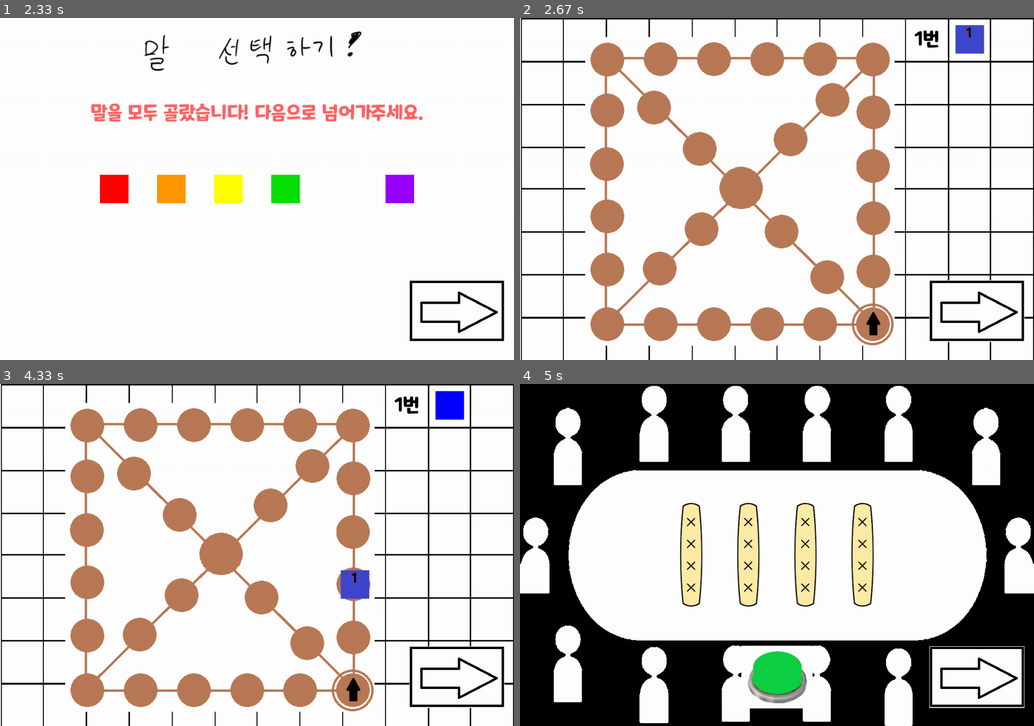
Above: before the commit, frames 1-4 (two rows, left to right).
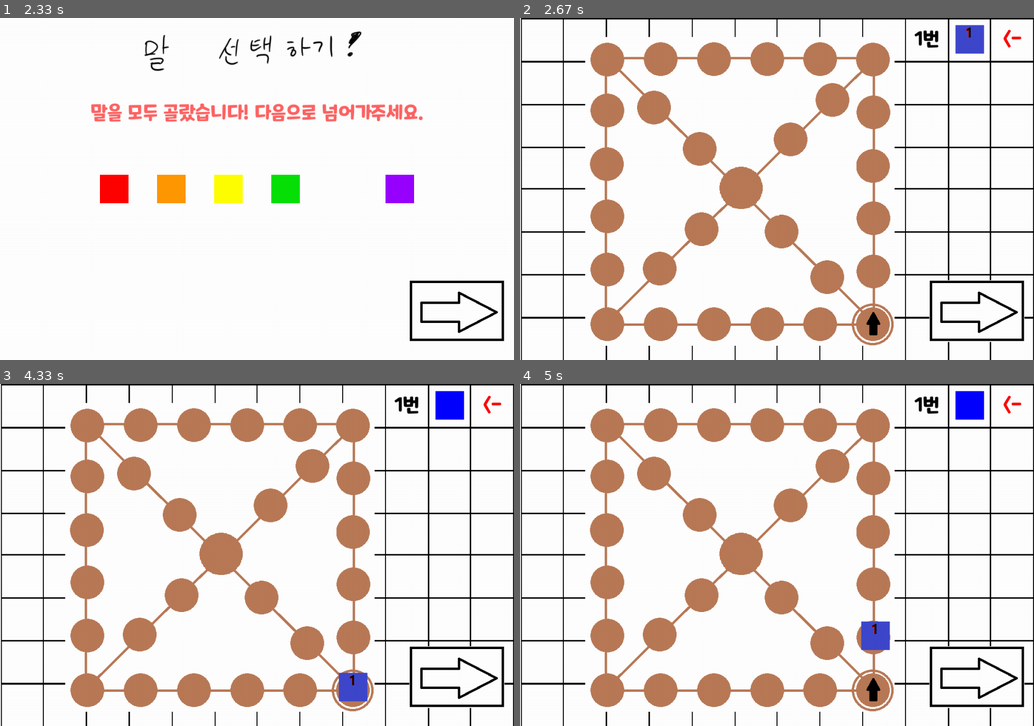
Above: after the commit, the same moments.

Repository: Castella99/pygameproject
Game: pygame game, started from main.py
Two runs of this game, one before a commit and one after it. Both use one fixed random seed, a clock stepped at 60 frames per second and the inputs below.
Inputs (mouse positions are in pixels of both pictures, inside the frame that each line leads up to):
- Up to frame 1 (2.33 s): press the mouse at (257, 247) at 0.37 s; move the mouse to (174, 257) at 0.47 s; release the mouse at (97, 267) at 0.6 s; click (457, 65) at 0.72 s; press the mouse at (344, 189) at 1.03 s; move the mouse to (395, 253) at 1.13 s; release the mouse at (452, 318) at 1.27 s
- Up to frame 2 (2.67 s): press the mouse at (977, 312) at 2.37 s; move the mouse to (946, 312) at 2.47 s; release the mouse at (920, 312) at 2.6 s
- Up to frame 3 (4.33 s): press the mouse at (457, 678) at 2.7 s; move the mouse to (344, 551) at 2.8 s; release the mouse at (236, 425) at 2.93 s; tap Space at 3 s; press the mouse at (457, 678) at 3.87 s; move the mouse to (308, 647) at 3.97 s; release the mouse at (159, 616) at 4.1 s; press the mouse at (457, 678) at 4.2 s; move the mouse to (298, 551) at 4.3 s
- Up to frame 4 (5 s): release the mouse at (658, 428) at 4.43 s; click (931, 678) at 4.88 s

Frame 1 is identical in both runs. In frame 2, less than 0.1% of the frame differs, in the area x 94-98%, y 3-9%; in frame 3, 1.0%; in frame 4, 59%, in the area x 0-100%, y 0-100%.

Commit message:
말 추가까지 구현 앞으로 남은 과제 움직일 말 선택하기 말 업기 말 잡기 길 선택 백도 컴퓨터 구현 승패 처리 윷 게이지 등등,,

Diff:
--- a/Meeple.py
+++ b/Meeple.py
@@ -81,3 +81,8 @@
     def minus_sum(self):
         self.sum -= 1
         self.image = self.mipple_images[self.color][self.sum]
+
+    def set_pos(self, x, y):
+        self.x_pos = x
+        self.y_pos = y
+        self.set_rect()
--- a/Player.py
+++ b/Player.py
@@ -20,9 +20,9 @@
         self.num = num_of_meeple
         for i in range(self.num+1):
             if i == 0 :
-                self.meeples.append(Meeple.Meeple(self.color, 0, 0, self.num))
+                self.meeples.append(Meeple.Meeple(self.color, 0, 0, 0))
             else :
-                self.meeples.append(Meeple.Meeple(self.color, 0, 0))
+                self.meeples.append(Meeple.Meeple(self.color, 0, 0, 1))
 
     def move(self):
         pass
--- a/YutGame.py
+++ b/YutGame.py
@@ -55,7 +55,8 @@
     meeple_move = False # 윷을 던지고 말을 움직이게 하는 변수
     order_idx = 0 # 현재 순번의 말
     yut_rst = 0 # 윳 던진 결과
-    screen_mee_list = [] # 스크린상에 표시되어야할 말 리스트
+    screen_mee_list = [] # 스크린상에 표시되어야할 말
+    mee_button = []
 
     def __init__(self):
         super().__init__()
@@ -174,6 +175,8 @@
                     self.setting_screen = False
                     self.meeple_screen = True
                     self.meeple = True
+                    for i in range(self.num_of_player) :
+                        self.screen_mee_list.append([]) # 플레이어 수만큼 리스트 추가
 
         # 화면 그리기
         self.player_text = self.game_font.render(str(self.num_of_player), True, (0, 0, 0))
@@ -255,11 +258,13 @@
                 j = random.randrange(len(self.player_list))
                 self.order.append(self.player_list[j])
                 del self.player_list[j]
+        for i in self.order :
+            self.mee_button.append(Meeple.Meeple(i.meeples[self.num_of_meeple].color, sum=self.num_of_meeple))
 
     # 게임 화면(윷놀이가 진행될 때의 화면)
     def show_game_screen(self):
         if self.board:
-            self.board_screen_blit()
+            self.board_screen_blit() # 보드판 화면 구현 함수
             if self.meeple_move : # 윷을 던진 결과를 보드에 적용
                 self.move_meeple()
                 self.meeple_move = False
@@ -276,7 +281,7 @@
                     self.button()
                     self.motion_update(60)
                 else:  # 스페이스바를 뗐을 때 결과 출력
-                    self.main_delay(1)
+                    self.main_delay(1) # 윷 결과 1초동안 보여주기
                     self.yut_rst = self.yut.result()
                     self.table = False
                     self.board = True
@@ -288,17 +293,7 @@
             if event.type == pygame.QUIT: # 종료
                 self.game_screen = False
                 self.ending_screen = True
-            elif event.type == pygame.MOUSEBUTTONDOWN:
-                """
-                # 클릭하면 말 이동하고 업기 해봄. #################################
-                self.meeple1.move(1)  # 일단 한번 테스트 해봄 (무조건 바꿔야 함.)
-                self.meeple2.move(2)
-                self.meeple3.move(3)
-                self.meeple1.carry_my_back()
-                self.meeple2.carry_my_back()
-                self.meeple3.carry_my_back()
-                #############################################################
-                """
+            elif event.type == pygame.MOUSEBUTTONDOWN :
                 if self.next_button.rect.collidepoint(event.pos) and self.board: # 다음 버튼 눌렀을 때 보드판으로 이동
                     self.board = False
                     self.table = True
@@ -309,6 +304,14 @@
                 if self.green_button.rect.collidepoint(event.pos) and self.table: # 그린 버튼 눌렀을 때 윷 돌리기
                     self.green = True
                     self.push = True
+                for i, mee in enumerate(self.mee_button) : # 우측 말 판 표시기
+                    if mee.rect.collidepoint(event.pos) and self.board and self.order_idx == i and \
+                            self.order[self.order_idx].board_num < self.num_of_meeple and \
+                            len(self.screen_mee_list[self.order_idx]) != 0 :
+                        self.mee_button[i].minus_sum()
+                        self.screen_mee_list[self.order_idx].append(self.order[self.order_idx].meeples[2])
+                        self.order[self.order_idx].board_num += 1
+
             elif event.type == pygame.MOUSEBUTTONUP: # 윷 돌리기
                 self.push = False
             elif event.type == pygame.KEYDOWN: # 키보드 입력
@@ -373,7 +376,7 @@
     def button_screen_blit(self, button): # 버튼 화면에 표시 함수
         self.screen.blit(button.image, (button.x_pos, button.y_pos))
 
-    def text_blit(self, text, r, g, b, x, y):
+    def text_blit(self, text, r, g, b, x, y): # 텍스트 출력 함수
         text_render = self.game_font.render(text, True, (r, g, b))
         text_rect = text_render.get_rect().size
         text_width = text_rect[0]
@@ -381,7 +384,7 @@
         self.screen.blit(text_render, (x - text_width / 2, y - text_height / 2))
 
     def meeple_screen_blit(self, mee): # 말 화면에 나타내기 함수
-        self.screen.blit(mee.image, (mee.x_pos, mee.y_pos))
+        self.screen.blit(mee.image, (mee.x_pos - mee.width/2, mee.y_pos - mee.height/2))
 
     def main_delay(self, sec): # 딜레이 함수
         temp_ticks = pygame.time.get_ticks()
@@ -395,7 +398,7 @@
             self.yut.result()
             pygame.display.update()
 
-    def board_screen_blit(self):
+    def board_screen_blit(self): # 보드 화면 출력
         self.yut.yut_state_reset()  # 윷을 모두 앞으로 리셋
         self.screen.blit(self.background.put_image("board"), (0, 0))
         self.screen.blit(self.next_button.image,
@@ -404,27 +407,31 @@
                          (self.yut_board.x_pos, self.yut_board.y_pos))
         for i, player_mee in enumerate(self.order):
             self.text_blit("{}번".format(i + 1), 0, 0, 0, 855, 45 + 90 * i)
-            self.screen.blit(player_mee.meeples[0].image, (945 - player_mee.meeples[0].width / 2,
-                                                           45 + 90 * i - player_mee.meeples[0].height / 2))
-
-        for screen_mee in self.screen_mee_list:  # 보드판 위 말 화면에 출력
-            self.meeple_screen_blit(screen_mee)
-
-    def move_meeple_sec(self, move, mee):
+            self.mee_button[i].set_pos(945, 45+90*i)
+            self.meeple_screen_blit(self.mee_button[i])
+        if (self.order_idx >= len(self.order)):
+            self.order_idx = 0
+        self.text_blit("<-", 255, 0, 0, 1035, 45+90*self.order_idx)
+        for screen_player in self.screen_mee_list:  # 보드판 위 말 화면에 출력
+            for screen_mee in screen_player :
+                self.meeple_screen_blit(screen_mee)
+        if len(self.screen_mee_list[self.order_idx]) != 0 :
+            self.meeple_screen_blit(self.screen_mee_list[self.order_idx][0])
+
+    def move_meeple_sec(self, move, mee): # 한 칸씩 움직이기
         for i in range(move) :
             temp_ticks = pygame.time.get_ticks()
-            while (pygame.time.get_ticks() - temp_ticks <= 1) :
+            while (pygame.time.get_ticks() - temp_ticks <= 500) :
                 self.board_screen_blit()
                 pygame.display.update()
             mee.move(1)
 
     def move_meeple(self): # 화면상에서 말 움직이기 함수
-        if (self.order_idx >= len(self.order)):
-            self.order_idx = 0
         if self.order[self.order_idx].board_num == 0:
-            self.screen_mee_list.append(self.order[self.order_idx].meeples[1])
-            self.order[self.order_idx].meeples[0].minus_sum()
+            self.screen_mee_list[self.order_idx].append(self.order[self.order_idx].meeples[1])
             self.order[self.order_idx].board_num += 1
+            self.meeple_screen_blit(self.screen_mee_list[self.order_idx][0])
+            self.mee_button[self.order_idx].minus_sum()
 
         if self.yut_rst == 1:
             self.move_meeple_sec(1, self.order[self.order_idx].meeples[1])
--- a/gameBoard.py
+++ b/gameBoard.py
@@ -16,7 +16,7 @@
 """
 # 아래 board_map 은 위 00부터 20까지의 위치(칸)을 리스트로 넣어 놓은 것
 board_map = [
-    (602, 603), (607, 495), (608, 382), (605, 2270), (604, 160), (603, 52),
+    (602, 603), (607, 495), (608, 382), (605, 270), (604, 160), (603, 52),
     (490, 47), (377, 50), (267, 49), (151, 51), (40, 50), (39, 159),
     (42, 273), (42, 383), (39, 494), (42, 610), (151, 611), (264, 610),
     (379, 608), (488, 608), (513, 138), (425, 221), (323, 323), (239, 408),
@@ -26,10 +26,9 @@
 # 게임 스크린에 맞도록 보드칸 위치 값 수정
 for x in range(len(board_map)):
     board_map[x] = list(board_map[x])
-    board_map[x][0] += 138
-    board_map[x][1] += 40
+    board_map[x][0] += 170
+    board_map[x][1] += 65
     board_map[x] = tuple(board_map[x])
-
 
 # 게임보드판 객체 ()
 class GameBoard:
